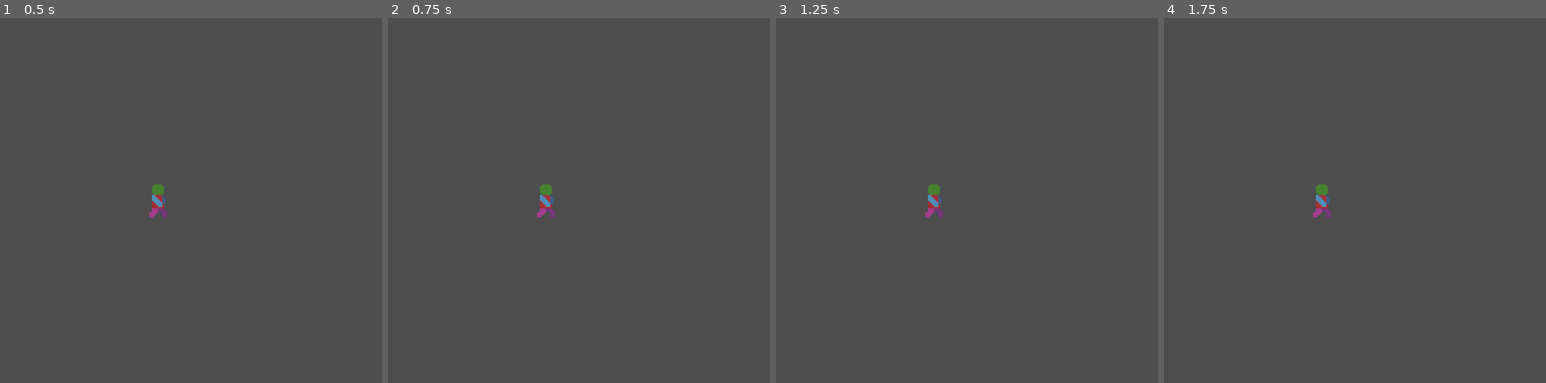
Above: before the commit, frames 1-4 (left to right).
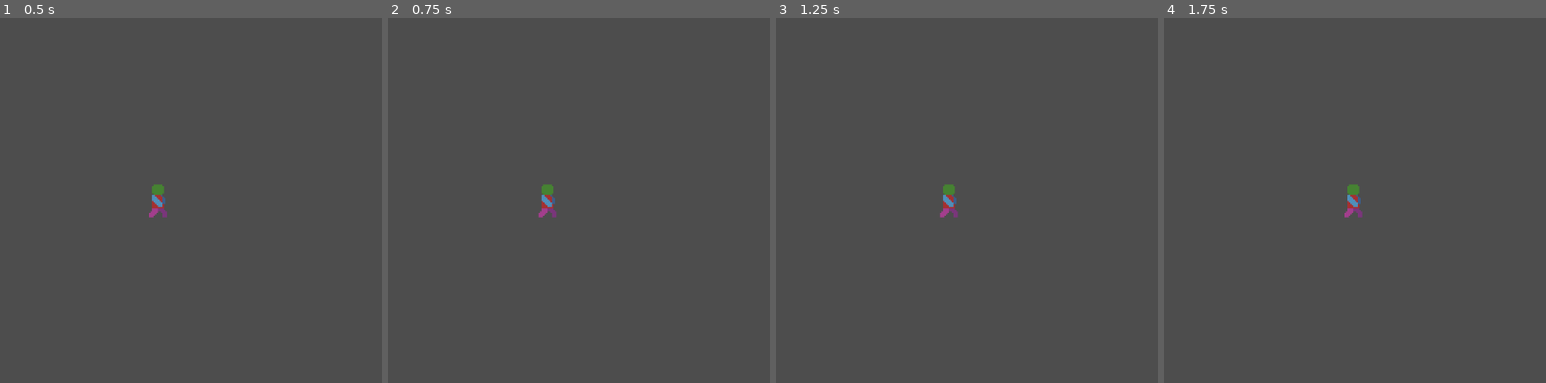
Above: after the commit, the same moments.

Repository: Rapapap/2d-platformer-prototype
Game: Godot game, scene res://Scenes/player.tscn
Same seed, same stepped clock (60 frames per second), same inputs: the game is played once before the commit and once after it.
Inputs:
- Up to frame 1 (0.5 s): no input
- Up to frame 2 (0.75 s): tap Enter at 0.5 s; hold Right (keyRight) from 0.53 s (still down)
- Up to frame 3 (1.25 s): keep holding Right (keyRight); tap Space (keyJump) at 0.77 s
- Up to frame 4 (1.75 s): release Right (keyRight) at 1.28 s; hold Down (keyDown) from 1.28 s (still down); tap Space (keyJump) at 1.52 s
The pictures show only the part of the screen within x 26-76%, y 4-54%; the shares and areas given below are measured in that part.

Frame 1 is identical in both runs. In frame 2, 0.1% of the frame differs, in the area x 39-44%, y 45-55%; in frame 3, 0.6%; in frame 4, 0.6%, in the area x 39-52%, y 45-55%.

Commit message:
Update player.tscn
modified the value of exported variables

Diff:
--- a/Scenes/player.tscn
+++ b/Scenes/player.tscn
@@ -255,6 +255,9 @@
 position = Vector2(239, 143)
 collision_layer = 2
 script = ExtResource("1_alv7a")
+speed = 200.0
+acceleration = 40.0
+jumpVelocity = 300.0
 
 [node name="AnimatedSprite2D" type="AnimatedSprite2D" parent="."]
 sprite_frames = SubResource("SpriteFrames_r2u2w")
